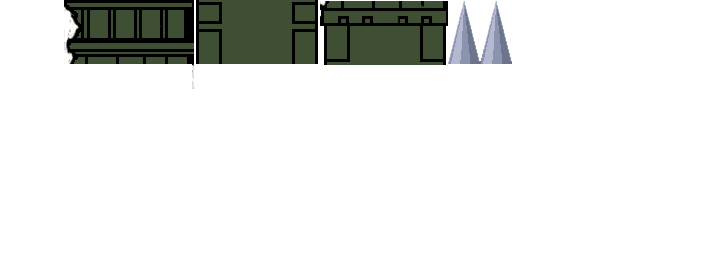
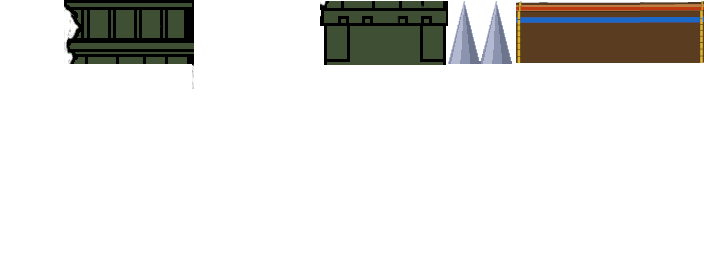
The second (704, 256) image is a revision of the first. Changes to its layers:
painted on "Pasted Layer" over [196, 0, 318, 64]
added layer "Pasted Layer #2" above "subwayPlatform2.png" over [640, 1, 704, 63]
added layer "subwayPlatform2.png" above "bridgeTile.png" over [516, 1, 644, 63]
